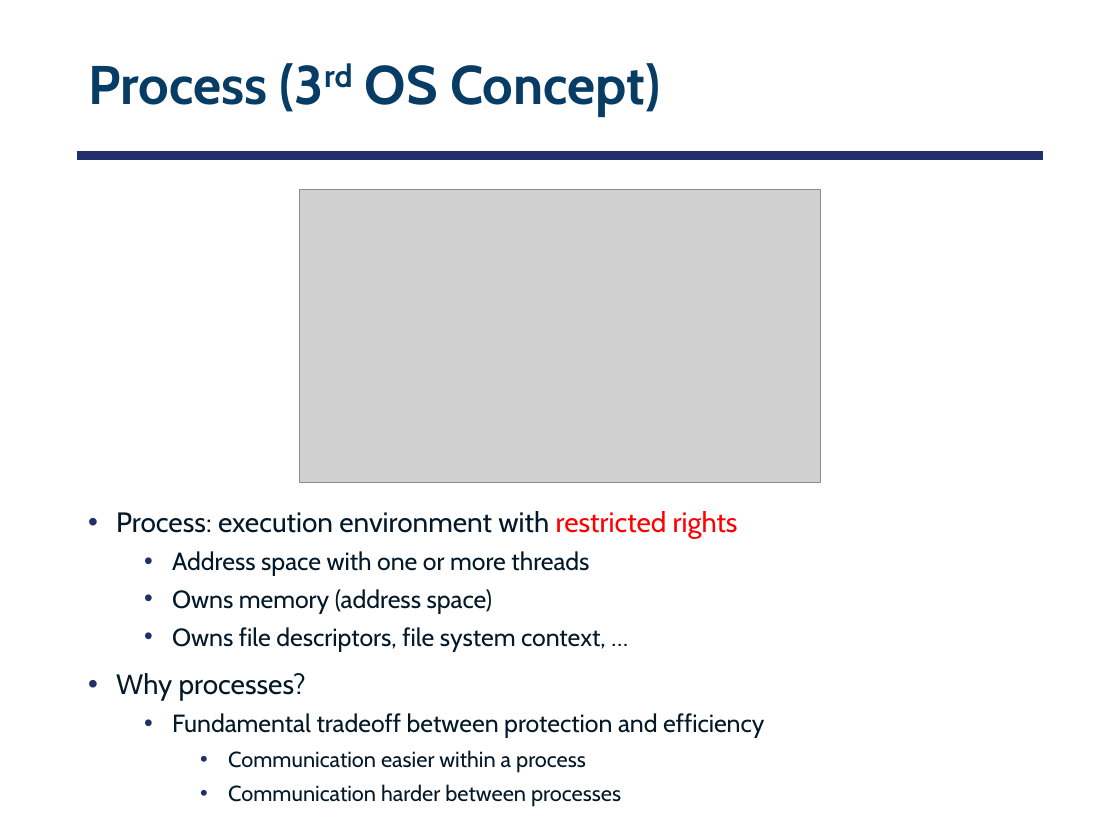
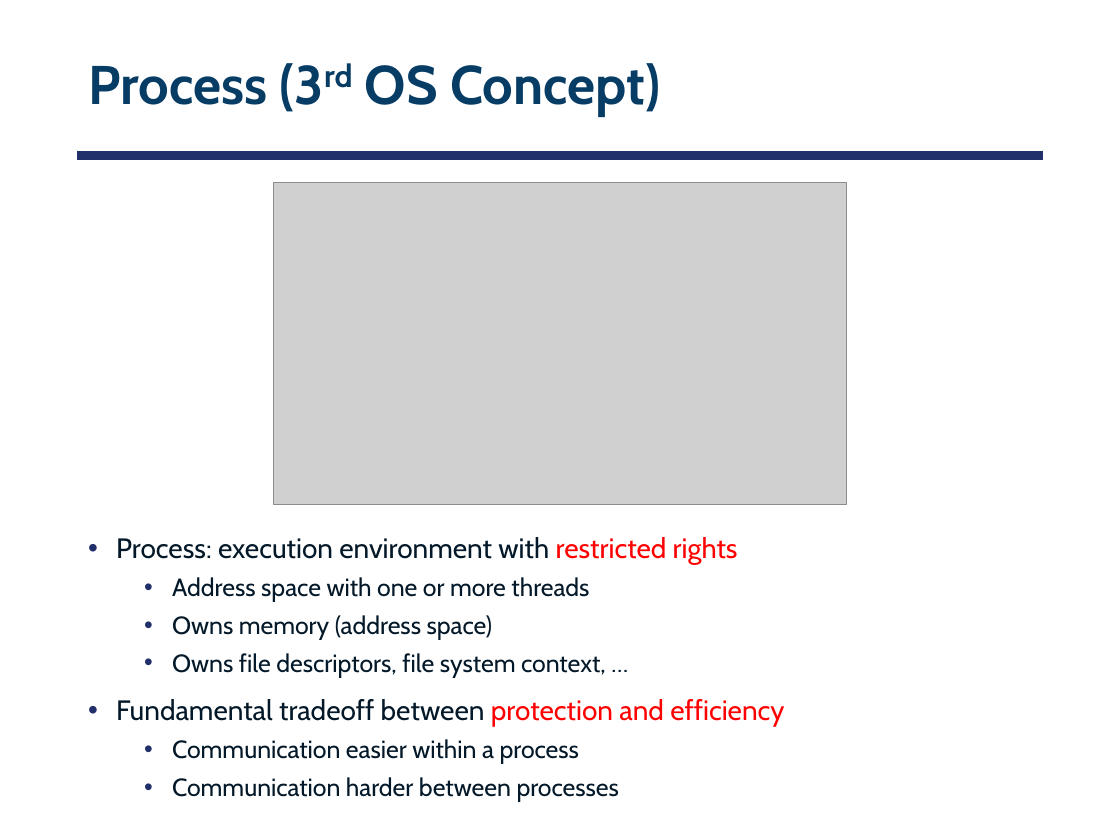
Before and after one commit to smajidzahedi/ECE350, a slide deck: slide 30 of 02-concepts.pptx (slide 31 before the commit). Drawn at 1120x840 pixels with LibreOffice and Linux fonts; fonts in the diff are those of the drawing; grey boxes stand for pictures. Boxes give left, top, right and bottom in pixels: in the first picture for what was removed or moved away, otherwise in the second. Text is boxed around its words. In the diff, an @@ line names an element or a change of style, - is before the commit and + after.

```diff
--- a/02-concepts.pptx
+++ b/02-concepts.pptx
@@ picture: place and size @@
-picture at <box>299,189,820,482</box>
+picture at <box>273,183,847,504</box>
@@ text "Process: execution environment with restricted ...": place and size @@
-text "Process: execution environment with restricted ..." at <box>116,511,764,806</box>
+text "Process: execution environment with restricted ..." at <box>116,537,784,801</box>
@@ text at <box>116,673,306,701</box>: paragraph removed @@
-• Why processes?
@@ text at <box>116,699,784,801</box>: size 16 to 18 pt in "Fundamental tradeoff between protection and efficiency"; text colour #031828 to #FF0000 in "protection and efficiency"; size 14 to 16 pt in "Communication easier within a process", "Communication harder between processes"; list level 2 to 1 in "Fundamental tradeoff between protection and ..."; list level 3 to 2 in "Communication easier within a process"; list level 3 to 2 in "Communication harder between processes" @@
```
Also in this commit, not shown: 7 other slides changed, 1 slide removed, 4 other files.
